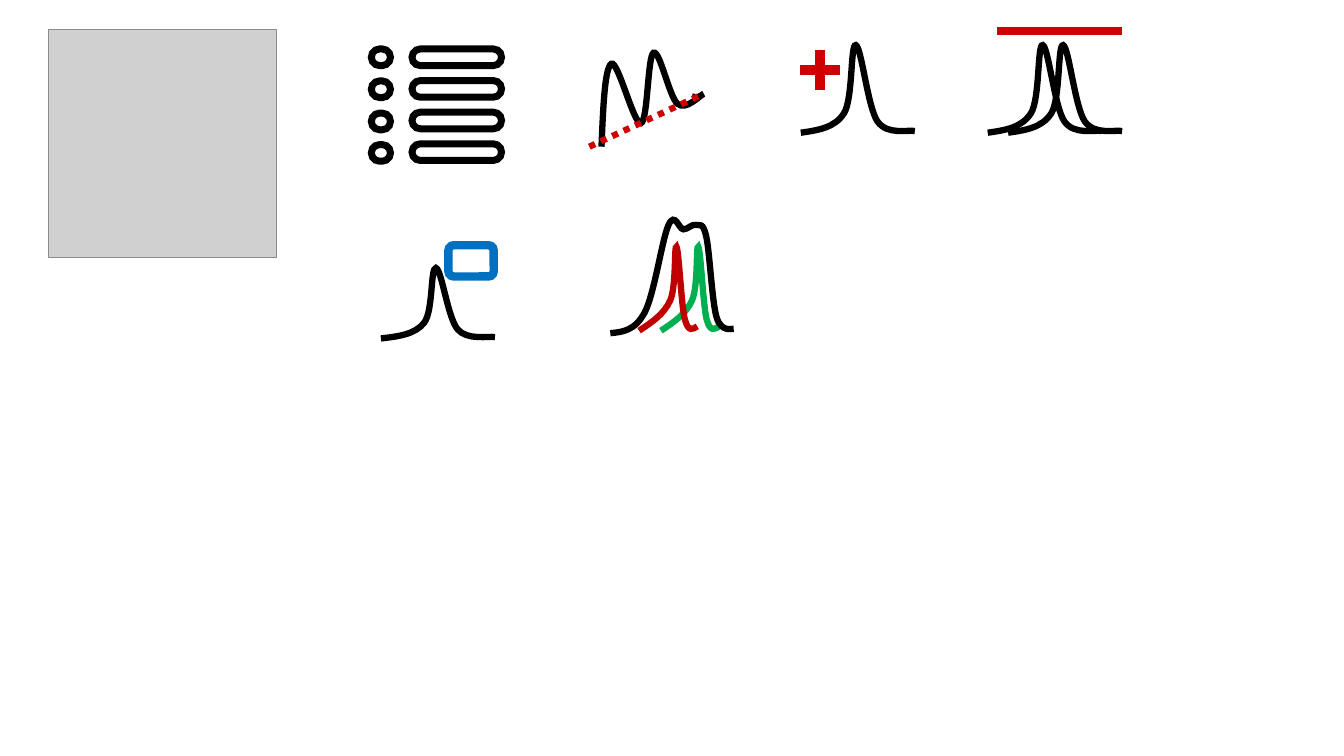
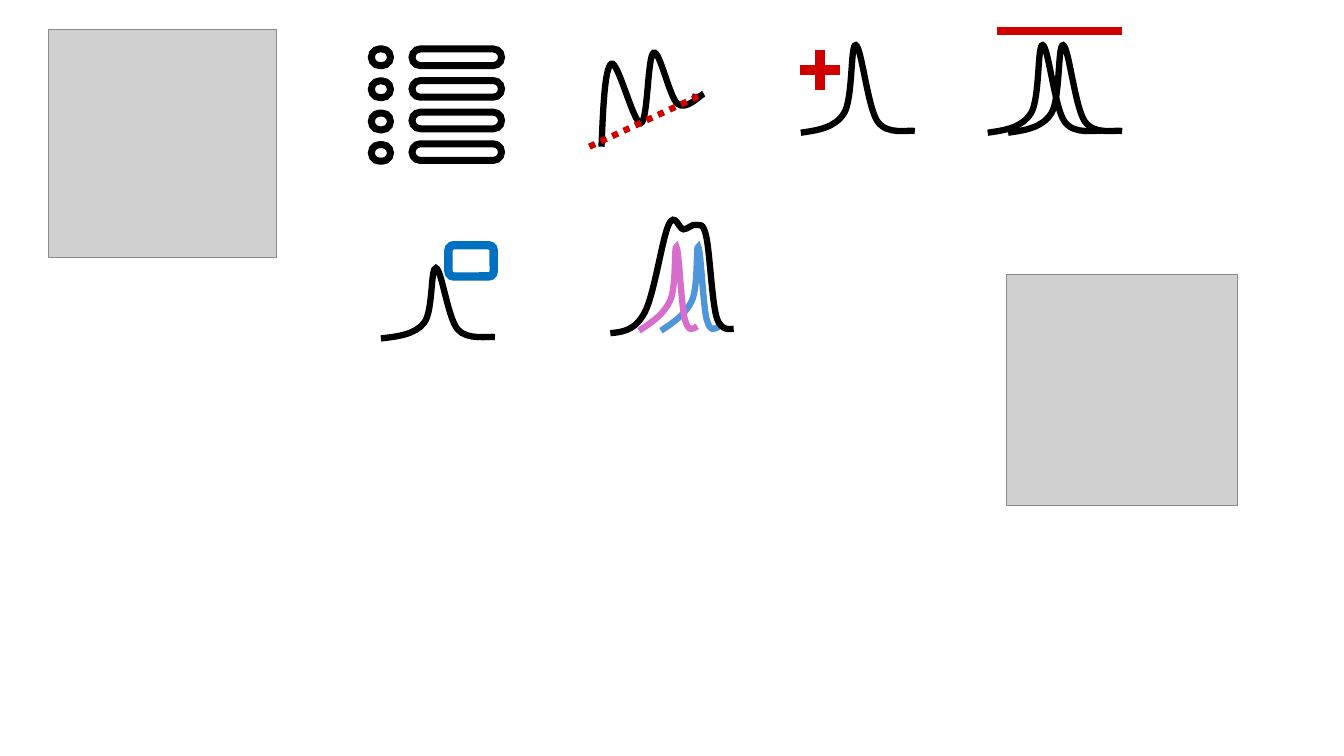
Before and after one commit to CEA-MetroCarac/SPECTROview, a slide deck: slide 1 of spectroview/resources/icons/icon.pptx. Drawn at 1344x756 pixels with LibreOffice and Linux fonts; fonts in the diff are those of the drawing; grey boxes stand for pictures. Boxes give left, top, right and bottom in pixels: in the first picture for what was removed or moved away, otherwise in the second. Text is boxed around its words. In the diff, an @@ line names an element or a change of style, - is before the commit and + after.

```diff
--- a/spectroview/resources/icons/icon.pptx
+++ b/spectroview/resources/icons/icon.pptx
@@ freeform shape at (639,247,698,331): outline #C00000 4.5 pt to #D86ECC 4.5 pt @@
@@ freeform shape at (661,247,720,331): outline #00B050 4.5 pt to #4E95D9 4.5 pt @@
@@ picture added at (1007,275,1237,505) @@
```
Also in this commit, not shown: 11 other files.
